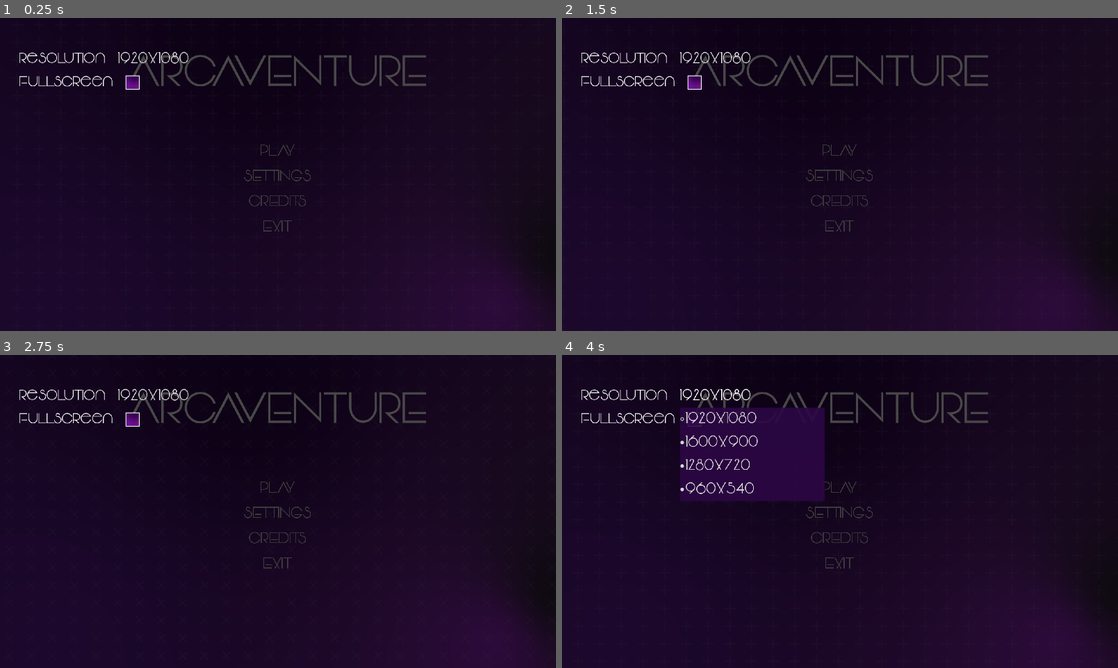
Above: before the commit, frames 1-4 (two rows, left to right).
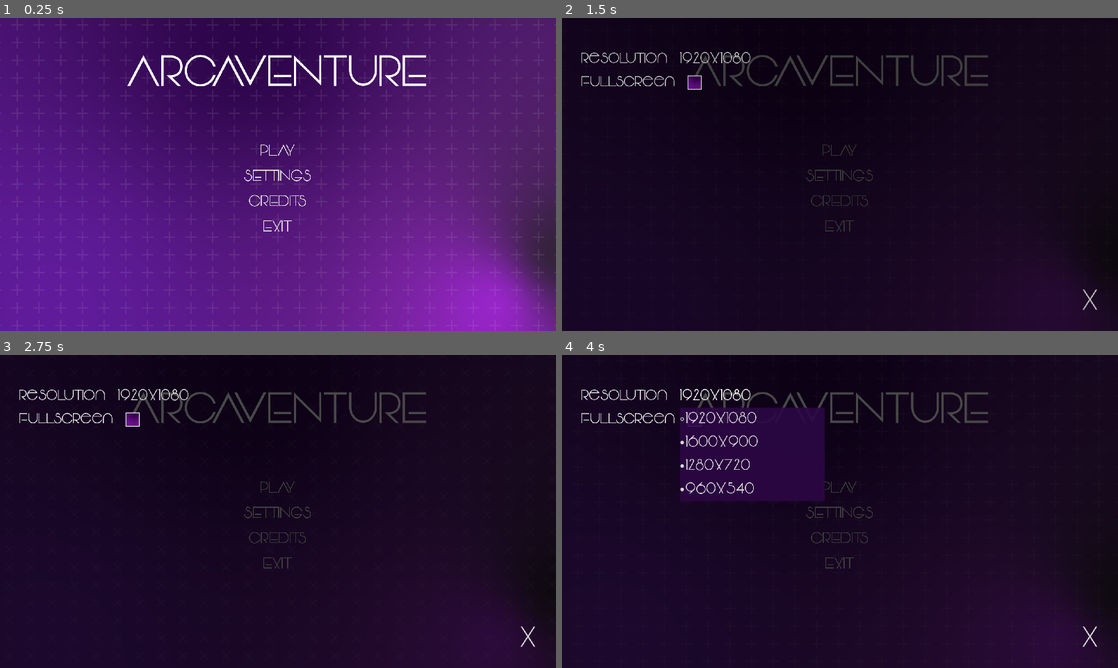
Above: after the commit, the same moments.

Repository: QuirrelForU/Arcaventure
Game: Godot game, scene res://BaseMenu/BaseMenu.tscn
Same seed, same stepped clock (60 frames per second), same inputs: the game is played once before the commit and once after it.
Inputs (mouse positions are in pixels of both pictures, inside the frame that each line leads up to):
- Up to frame 1 (0.25 s): no input
- Up to frame 2 (1.5 s): click "SETTINGS" at 0.5 s; click (1090, 299) at 1.25 s, where only the run after the commit has a clickable "X"
- Up to frame 3 (2.75 s): click "PLAY" at 2 s
- Up to frame 4 (4 s): click "PLAY" at 2.75 s; click "1920x1080" at 3.5 s

The runs differ from the first frame. In frame 1, 100% of the frame differs, in the area x 0-100%, y 0-100%; in frame 2, 0.3%; in frame 3, less than 0.1%; in frame 4, less than 0.1%.

Commit message:
settings_anims

Diff:
--- a/game/BaseMenu/BaseMenu.tscn
+++ b/game/BaseMenu/BaseMenu.tscn
@@ -234,6 +234,7 @@
 icon_align = 2
 
 [node name="Settings" type="Control" parent="."]
+visible = false
 anchor_right = 1.0
 anchor_bottom = 1.0
 script = ExtResource( 8 )
@@ -316,6 +317,20 @@
 size_flags_vertical = 2
 theme = ExtResource( 9 )
 
+[node name="CloseSettingsButton" parent="Settings" instance=ExtResource( 6 )]
+anchor_left = 1.0
+anchor_top = 1.0
+anchor_right = 1.0
+anchor_bottom = 1.0
+margin_left = -147.0
+margin_top = -157.0
+margin_right = -47.0
+margin_bottom = -57.0
+rect_min_size = Vector2( 100, 100 )
+custom_fonts/font = SubResource( 7 )
+text = "X"
+icon_align = 2
+
 [node name="ColorRect" type="ColorRect" parent="."]
 visible = false
 anchor_right = 1.0
@@ -330,9 +345,11 @@
 anims/RESET = SubResource( 6 )
 
 [connection signal="pressed" from="MenuButtons/VBoxContainer/StartButton" to="." method="_on_StartButton_pressed"]
+[connection signal="pressed" from="MenuButtons/VBoxContainer/SettingsButton" to="MenuButtons" method="_on_SettingsButton_pressed"]
 [connection signal="pressed" from="MenuButtons/VBoxContainer/CreditsButton" to="MenuButtons" method="_on_CreditsButton_pressed"]
 [connection signal="pressed" from="MenuButtons/VBoxContainer/ExitButton" to="MenuButtons" method="_on_ExitButton_pressed"]
 [connection signal="pressed" from="Credits/CloseCreditsButton" to="MenuButtons" method="_on_CloseCreditsButton_pressed"]
 [connection signal="item_selected" from="Settings/VBoxContainer/Res/OptionButton" to="Settings" method="_on_OptionButton_item_selected"]
 [connection signal="pressed" from="Settings/VBoxContainer/Fullscreen/WindowedCheck" to="Settings" method="_on_WindowedCheck_pressed"]
 [connection signal="pressed" from="Settings/VBoxContainer/Fullscreen2/FullScreenCheck" to="Settings" method="_on_FullScreenCheck_pressed"]
+[connection signal="pressed" from="Settings/CloseSettingsButton" to="MenuButtons" method="_on_CloseSettingsButton_pressed"]
--- a/game/BaseMenu/MenuButtons.gd
+++ b/game/BaseMenu/MenuButtons.gd
@@ -28,3 +28,23 @@
 	$"../AnimationPlayer".play_backwards("Fade")
 	yield($"../AnimationPlayer","animation_finished")
 	$"../ColorRect".visible = false
+
+
+func _on_SettingsButton_pressed():
+	$"../ColorRect".visible = true
+	$"../AnimationPlayer".play("Fade")
+	yield($"../AnimationPlayer","animation_finished")
+	$"../Settings".visible = true
+	$"../AnimationPlayer".play_backwards("Fade")
+	yield($"../AnimationPlayer","animation_finished")
+	$"../ColorRect".visible = false
+
+
+func _on_CloseSettingsButton_pressed():
+	$"../ColorRect".visible = true
+	$"../AnimationPlayer".play("Fade")
+	yield($"../AnimationPlayer","animation_finished")
+	$"../Settings".visible = false
+	$"../AnimationPlayer".play_backwards("Fade")
+	yield($"../AnimationPlayer","animation_finished")
+	$"../ColorRect".visible = false
